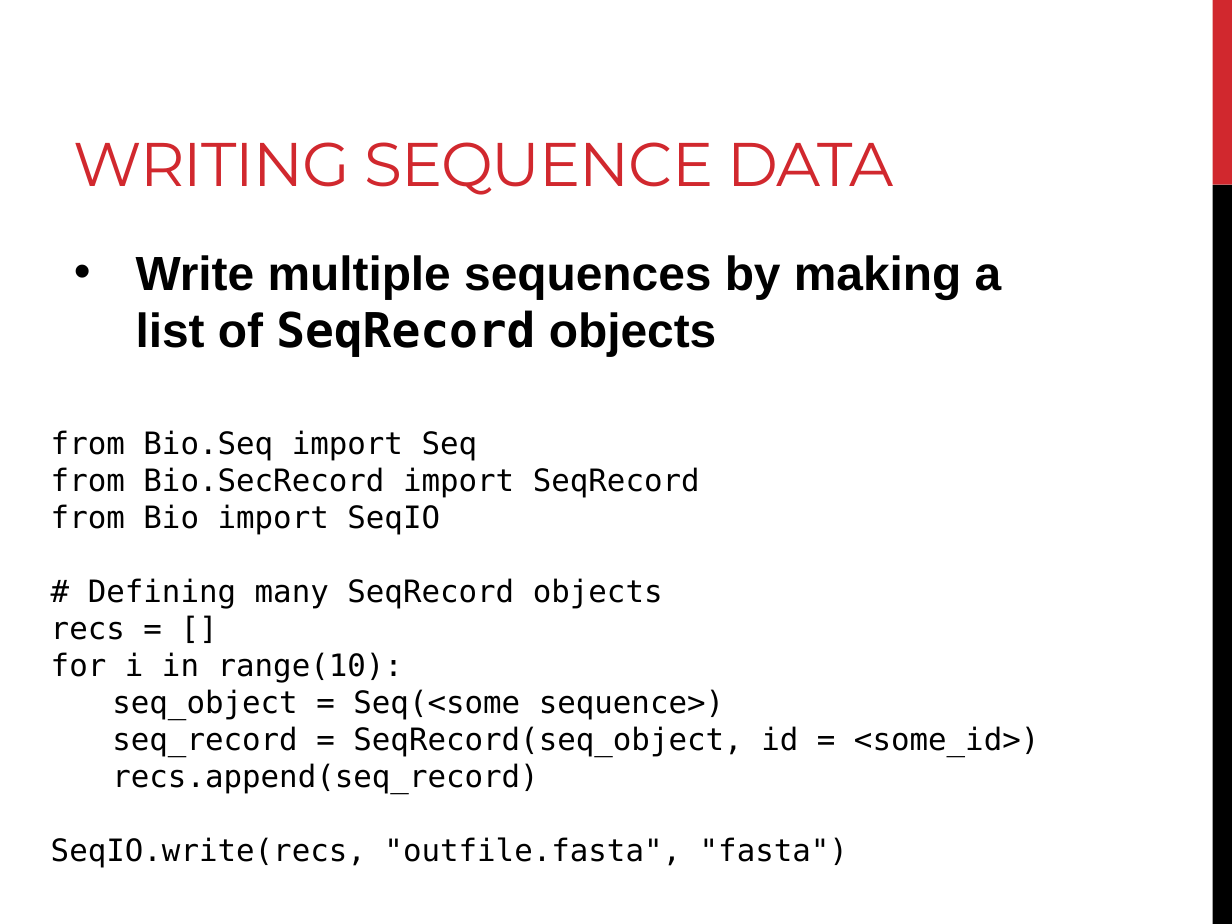
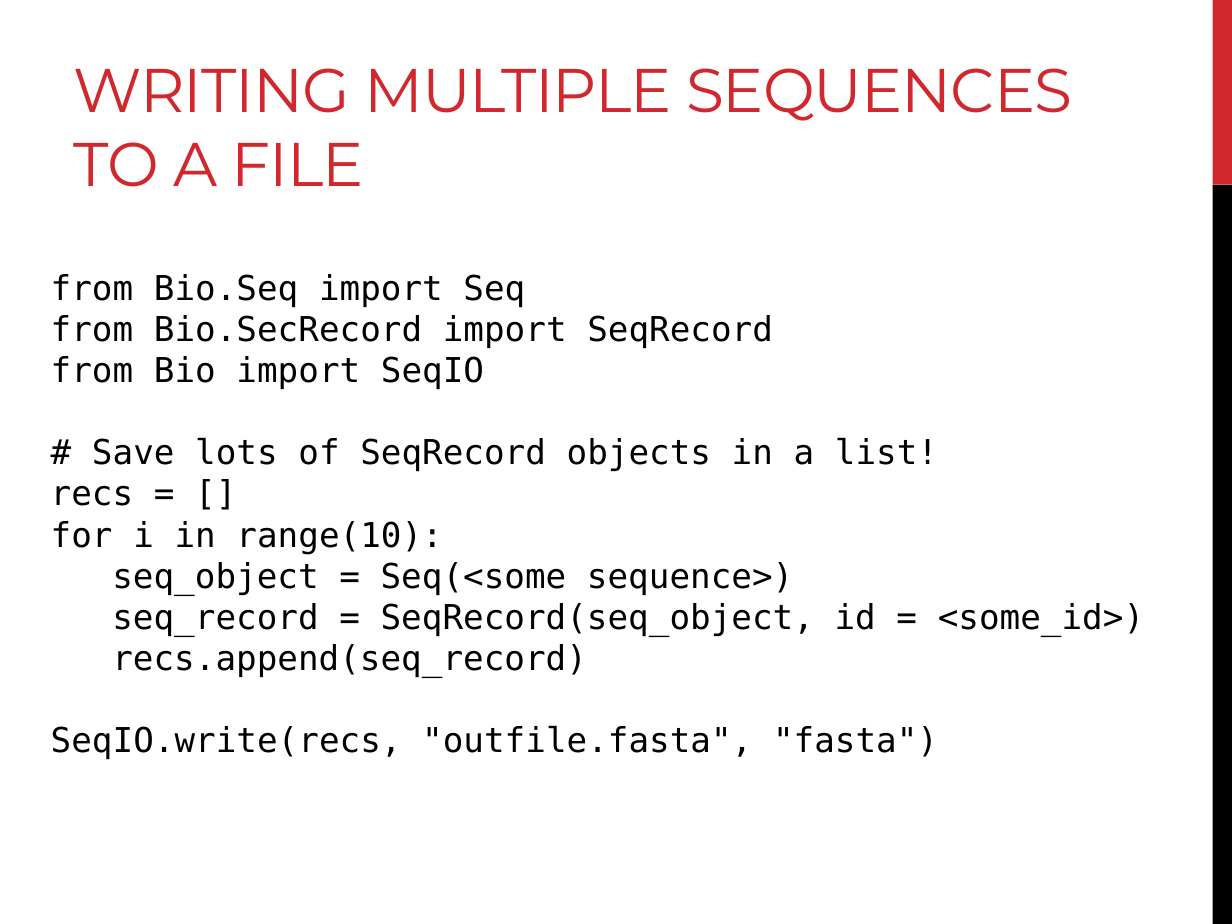
Before and after one commit to BjornFJohansson/ccbb_bigdata2015_python, a slide deck: slide 40 of slides/day4_slides.pptx (slide 34 before the commit). Drawn at 1232x924 pixels with LibreOffice and Linux fonts; fonts in the diff are those of the drawing. Boxes give left, top, right and bottom in pixels: in the first picture for what was removed or moved away, otherwise in the second. Text is boxed around its words. In the diff, an @@ line names an element or a change of style, - is before the commit and + after.

```diff
--- a/slides/day4_slides.pptx
+++ b/slides/day4_slides.pptx
@@ title at (74, 68, 1072, 187): text changed @@
-WRITING SEQUENCE DATA
+WRITING MULTIPLE SEQUENCES TO A FILE
@@ text "from Bio.Seq import Seq": place and size @@
-text "from Bio.Seq import Seq" at (51, 430, 1039, 868)
+text "from Bio.Seq import Seq" at (51, 274, 1144, 760)
@@ text removed at (136, 255, 1002, 357) @@
-• Write multiple sequences by making a list of SeqRecord objects
@@ text at (51, 274, 1144, 760): size 18 to 20 pt in "from Bio.Seq import Seq", "from Bio.SecRecord import SeqRecord", "from Bio import SeqIO", "recs = []" and 5 more places @@
@@ text at (92, 437, 938, 472): text changed; size 18 to 20 pt @@
-# Defining many SeqRecord objects
+# Save lots of SeqRecord objects in a list!
```
Also in this commit, not shown: 18 other slides changed, 10 slides added, 5 slides removed, 3 other files.
